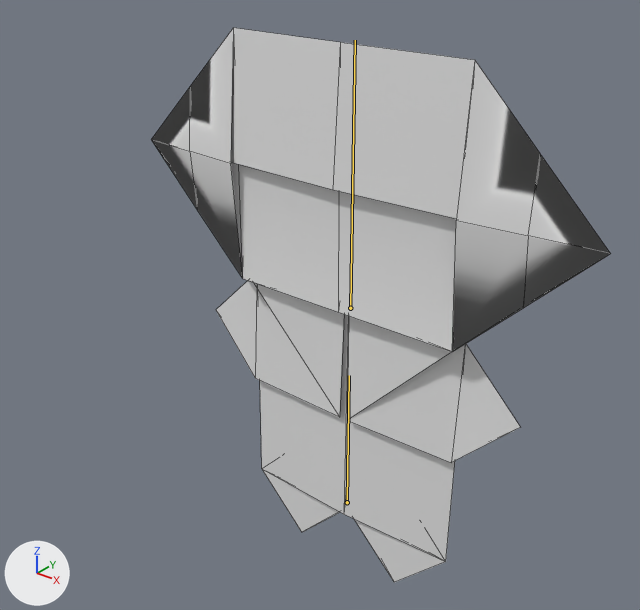
Renders of the FBX model Assets/Resources/Models/LittleMan/LittleMan 1.fbx from each side of a commit.
Camera for both pictures: a 50 mm camera at (0.92, -1.245, 1.375) aimed at (-0.012, -0.08, 0.653). Lighting does not change. The marker at lower left points along +X, +Y and +Z. The bones that change are drawn over the model as lines. Mesh edges are drawn as thin lines.

Objects in the first picture: 'Final'.
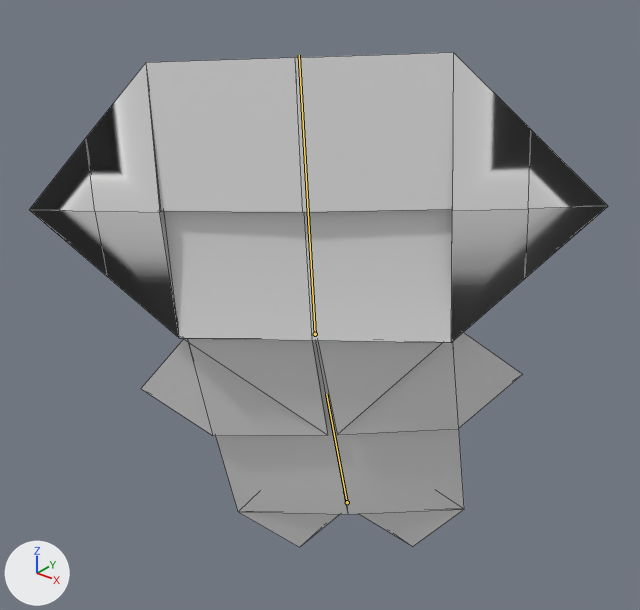
The newer file adds an action. The first version stands in its rest pose; the second is drawn at frame 5 of the action 'Cerilla_Stab2'.

Where the change shows, as pixel boxes (x1, y1, x2, y2) in the pictures (640 x 610 px):
'Final', posed (26% wider, 11% shorter): before (151, 28, 611, 582); after (29, 52, 608, 547)
bone 'Body', root to tip: before (347, 502) to (349, 375); after (347, 502) to (326, 394)
bone 'Head', root to tip: before (350, 308) to (355, 40); after (315, 334) to (299, 55)

The change, as a list of edits to the scene's bpy script:
```text
Change bone_body:
    where bone_body = bpy.data.objects['Armature'].pose.bones['Body']
    bone_body.rotation_quaternion: (1.0, 0.0, 0.0, 0.0) -> (0.955, 0.112, 0.271, 0.032)  # degrees (0, 0, 0) -> degrees (16, 31, 8)
Change bone_head:
    where bone_head = bpy.data.objects['Armature'].pose.bones['Head']  # child of 'Body'
    bone_head.rotation_quaternion: (1.0, 0.0, 0.0, 0.0) -> (0.992, -0.119, -0.007, -0.032)  # degrees (0, 0, 0) -> degrees (-14, -1, -4)
```
